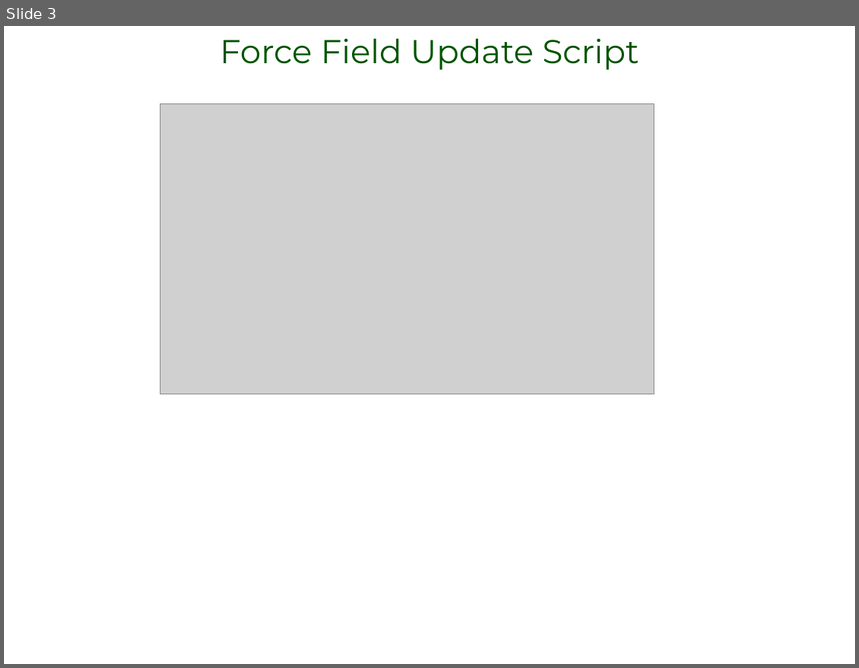
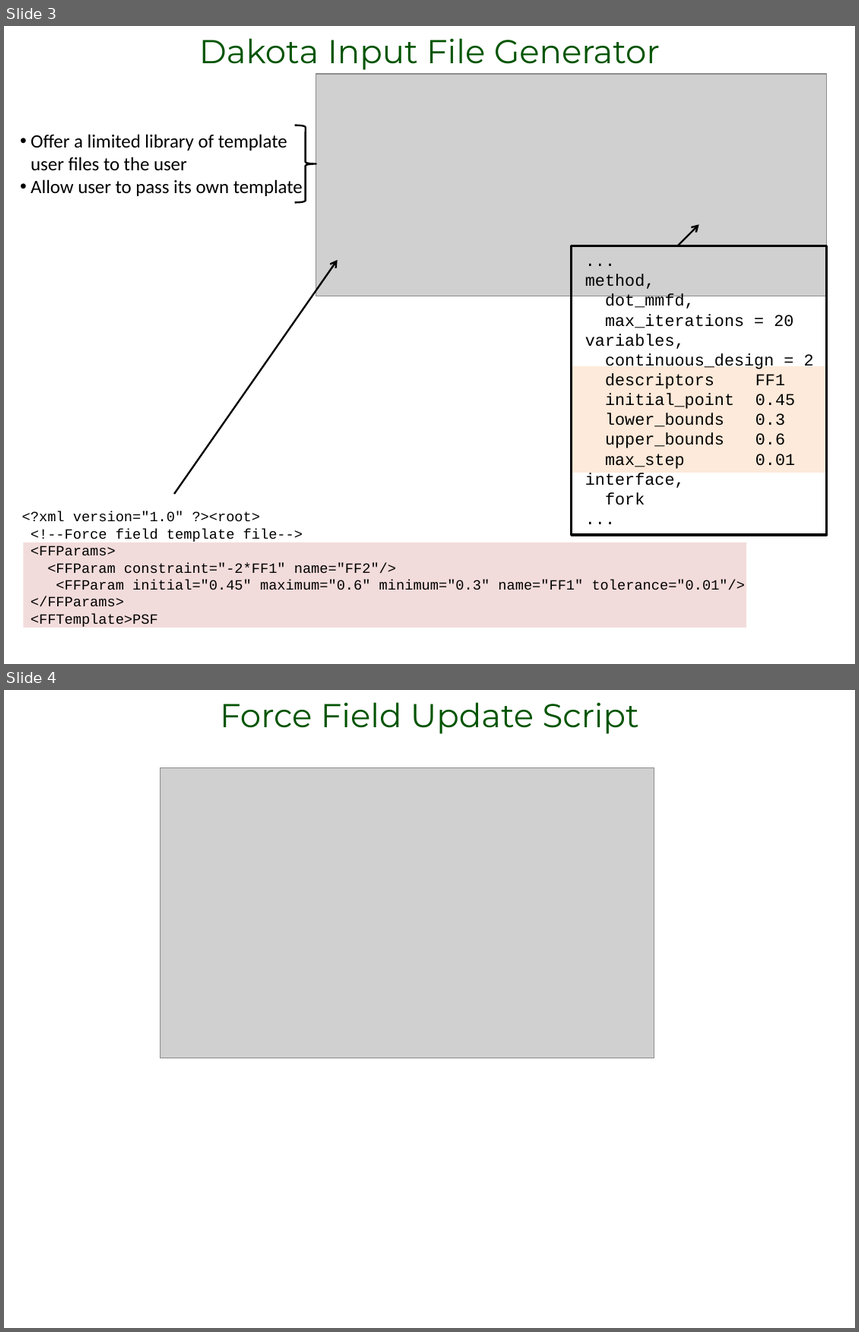
Before and after one commit to camm/documents, a slide deck: Jose/minimization_design.pptx. Shown one above the other, each under a label of ours: slide 3 before the commit, slides 3 and 4 after it. The pictures are 859x668 and 859x1332 pixels, drawn with LibreOffice and Linux fonts; fonts in the diff are those of the drawing; grey boxes stand for pictures. Boxes give left, top, right and bottom in pixels: in the first picture for what was removed or moved away, otherwise in the second. Text is boxed around its words. In the diff, an @@ line names an element or a change of style, - is before the commit and + after.

Commit message:
add dakota input file generator slide

```diff
--- a/Jose/minimization_design.pptx
+++ b/Jose/minimization_design.pptx
@@ slide 3 added at [4, 26, 855, 664], background #FFFFFF @@
@@ text added at [199, 38, 660, 70], 28 pt, text #005400 @@
+Dakota Input File Generator
@@ picture added at [316, 74, 827, 296] @@
@@ text added at [31, 134, 303, 196], 16 pt, text #000000 @@
+• Offer a limited library of template user files to the user
+• Allow user to pass its own template
@@ right brace added at [295, 126, 316, 203], outline #000000 1.5 pt @@
@@ arrow added from (678, 246) to (699, 224), #000000 1.5 pt @@
@@ rectangle added at [572, 246, 827, 535], outline #000000 2 pt @@
@@ arrow added from (174, 494) to (338, 260), #000000 1.5 pt @@
@@ text added at [585, 275, 814, 506], 14 pt, text #000000 @@
+...
+method,
+dot_mmfd,
+max_iterations = 20
+variables,
+continuous_design = 2
+descriptors FF1
+initial_point 0.45
+lower_bounds 0.3
+upper_bounds 0.6
+max_step 0.01
+interface,
+fork
+...
@@ rectangle added at [572, 366, 827, 473], fill #FDEADA @@
@@ text added at [22, 512, 745, 627], 12 pt, text #000000 @@
+<?xml version="1.0" ?><root>
+<!--Force field template file-->
+<FFParams>
+<FFParam constraint="-2*FF1" name="FF2"/>
+<FFParam initial="0.45" maximum="0.6" minimum="0.3" name="FF1" tolerance="0.01"/>
+</FFParams>
+<FFTemplate>PSF
@@ rectangle added at [24, 543, 747, 628], fill #F2DCDB @@
@@ what was slide 3 is now slide 4 @@
```
Also in this commit, not shown: 2 other files.
